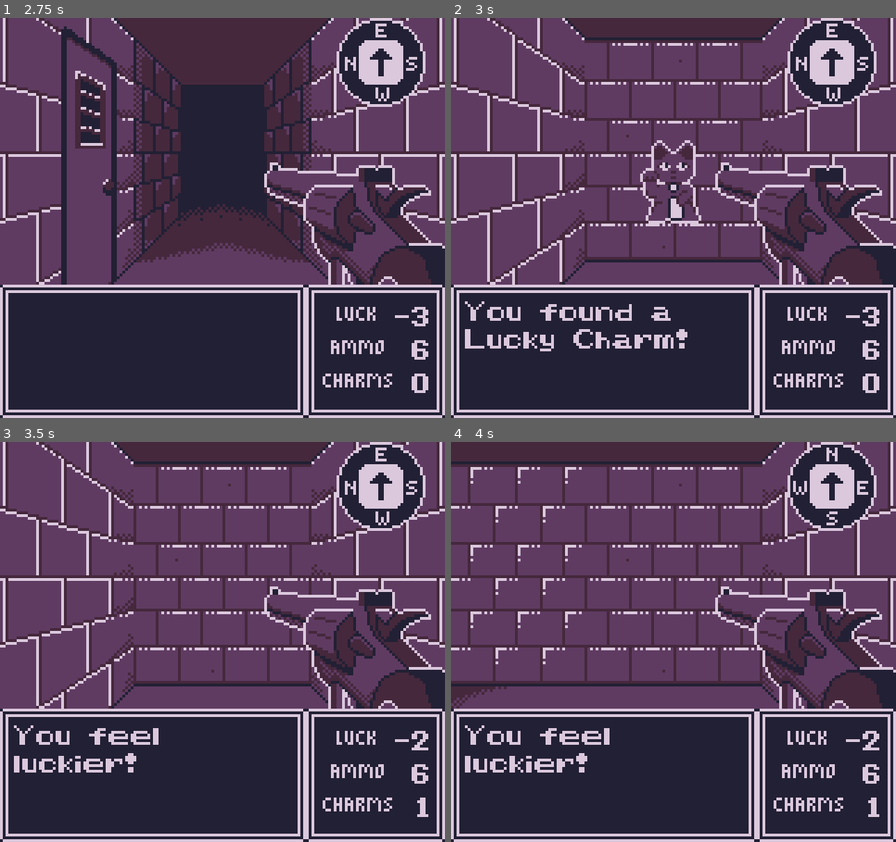
Above: before the commit, frames 1-4 (two rows, left to right).
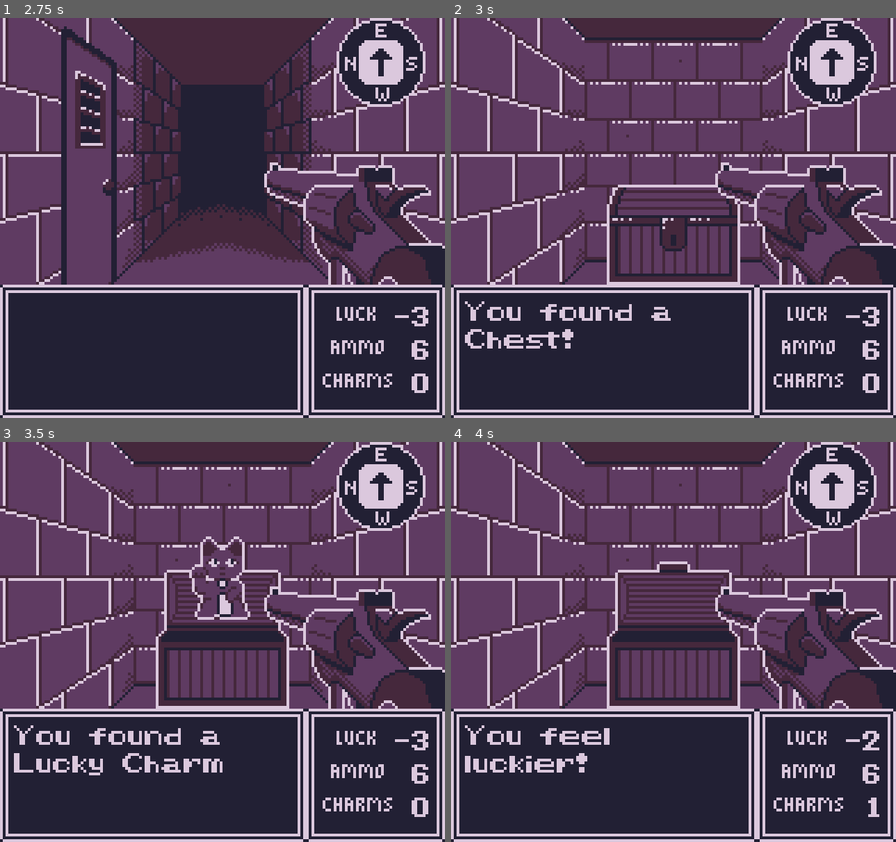
Above: after the commit, the same moments.

Repository: GartTheSkeleton/GameboyDungeon
Game: Godot game, scene res://src/Game/gameworld.tscn
Same seed, same stepped clock (60 frames per second), same inputs: the game is played once before the commit and once after it.
Inputs:
- Up to frame 1 (2.75 s): tap Enter at 0.5, 2 s; hold Right (Right) 0.53-1.28 s; tap Z (A) at 0.6, 1.55, 2.1 s; tap X (B) at 0.8, 1.35, 2.3 s; tap Space at 1.25 s; hold Left (Left) 1.28-2.03 s; hold Right (Right) from 2.03 s (still down)
- Up to frame 2 (3 s): tap Space at 2.75 s; release Right (Right) at 2.78 s; hold Up (Up) from 2.78 s (still down); tap X (B) at 2.85 s
- Up to frame 3 (3.5 s): keep holding Up (Up); tap Z (A) at 3.05 s
- Up to frame 4 (4 s): tap Enter at 3.5 s; release Up (Up) at 3.53 s; hold Left (Left) from 3.53 s (still down); tap Z (A) at 3.6 s; tap X (B) at 3.8 s

Frame 1 is identical in both runs. In frame 2, 5.8% of the frame differs, in the area x 3-65%, y 30-84%; in frame 3, 7.6%; in frame 4, 13%, in the area x 0-94%, y 0-67%.

Commit message:
chests and interactin and logging

Diff:
--- /dev/null
+++ b/src/Assets/Definitions/Components/item_component_definition.gd
@@ -0,0 +1,6 @@
+class_name ItemComponentDefinition
+extends Resource
+
+@export_category("Mechanics")
+@export var remain_after_use: bool = false
+@export var is_activated: bool = false
--- a/src/Assets/Definitions/Entities/Items/entity_definition_charm.tres
+++ b/src/Assets/Definitions/Entities/Items/entity_definition_charm.tres
@@ -1,7 +1,14 @@
-[gd_resource type="Resource" script_class="EntityDefinition" load_steps=4 format=3 uid="uid://da84g6kuj6khi"]
+[gd_resource type="Resource" script_class="EntityDefinition" load_steps=6 format=3 uid="uid://da84g6kuj6khi"]
 
 [ext_resource type="Script" uid="uid://duxtebnoobju8" path="res://src/Entities/entity_definition.gd" id="1_4duuv"]
+[ext_resource type="Script" uid="uid://42lu0e0nlk5b" path="res://src/Assets/Definitions/Components/item_component_definition.gd" id="1_q13pd"]
 [ext_resource type="Texture2D" uid="uid://cjcd4bvagj5b3" path="res://src/Assets/Entities/lucky_charm.png" id="2_1v3br"]
+
+[sub_resource type="Resource" id="Resource_4u4au"]
+script = ExtResource("1_q13pd")
+remain_after_use = false
+is_activated = false
+metadata/_custom_type_script = "uid://42lu0e0nlk5b"
 
 [sub_resource type="AtlasTexture" id="AtlasTexture_q13pd"]
 atlas = ExtResource("2_1v3br")
@@ -11,5 +18,5 @@
 name = "Lucky Charm"
 texture = SubResource("AtlasTexture_q13pd")
 is_blocking_movement = true
-entity_type = 1
+item_definition = SubResource("Resource_4u4au")
 metadata/_custom_type_script = "uid://duxtebnoobju8"
--- /dev/null
+++ b/src/Assets/Definitions/Entities/Items/entity_definition_chest.tres
@@ -0,0 +1,22 @@
+[gd_resource type="Resource" script_class="EntityDefinition" load_steps=6 format=3 uid="uid://igmgds6dtydl"]
+
+[ext_resource type="Script" uid="uid://42lu0e0nlk5b" path="res://src/Assets/Definitions/Components/item_component_definition.gd" id="1_6thij"]
+[ext_resource type="Script" uid="uid://duxtebnoobju8" path="res://src/Entities/entity_definition.gd" id="1_dsvru"]
+[ext_resource type="Texture2D" uid="uid://cj8t6tf1lrxr4" path="res://src/Assets/Entities/chest_closed.png" id="2_ust7g"]
+
+[sub_resource type="Resource" id="Resource_7phsl"]
+script = ExtResource("1_6thij")
+remain_after_use = true
+is_activated = false
+metadata/_custom_type_script = "uid://42lu0e0nlk5b"
+
+[sub_resource type="AtlasTexture" id="AtlasTexture_6thij"]
+atlas = ExtResource("2_ust7g")
+
+[resource]
+script = ExtResource("1_dsvru")
+name = "Chest"
+texture = SubResource("AtlasTexture_6thij")
+is_blocking_movement = false
+item_definition = SubResource("Resource_7phsl")
+metadata/_custom_type_script = "uid://duxtebnoobju8"
--- a/src/Assets/Definitions/Entities/Items/entity_definition_key.tres
+++ b/src/Assets/Definitions/Entities/Items/entity_definition_key.tres
@@ -11,5 +11,4 @@
 name = "key"
 texture = SubResource("AtlasTexture_fqq6t")
 is_blocking_movement = true
-entity_type = 1
 metadata/_custom_type_script = "uid://duxtebnoobju8"
--- /dev/null
+++ b/src/Assets/Definitions/Entities/Textures/open_chest.tres
@@ -0,0 +1,6 @@
+[gd_resource type="AtlasTexture" load_steps=2 format=3 uid="uid://prc1u5lo5b3r"]
+
+[ext_resource type="Texture2D" uid="uid://crwfsc4sgkbac" path="res://src/Assets/Entities/chest_opened.png" id="1_clfre"]
+
+[resource]
+atlas = ExtResource("1_clfre")
--- a/src/Entities/Actors/Actions/interact_action.gd
+++ b/src/Entities/Actors/Actions/interact_action.gd
@@ -2,22 +2,9 @@
 extends Action
 
 func perform(game: Game, entity: Entity) -> void:
-	var map_data = game.get_map_data()
+	var map_data: MapData = game.get_map_data()
 	var interactable_entity_names = ["Key", "Lucky Charm", "Chest"]
-	var interactable_entities: Array[Entity]
-	for map_entity in map_data.entities:
-		if map_entity.grid_position == entity.grid_position:
-			print("NAME: ", map_entity.entity_name)
-			if interactable_entity_names.has(map_entity.entity_name):
-				interactable_entities.append(map_entity)
-	if !interactable_entities || interactable_entities.size() == 0:
+	var interactable_entity = map_data.get_item_at_location(entity.grid_position)
+	if !interactable_entity:
 		return
-	interactable_entities.sort_custom(func(a,b): return a.entity_name == "Chest")
-	if interactable_entities[0].entity_name == "Chest":
-		MessageLog.send_message("You open the Chest!")
-	elif interactable_entities[0].entity_name == "Lucky Charm":
-		interactable_entities[0].free()
-		entity.luck += 1
-		entity.charms += 1
-		SignalBus.stats_changed.emit(entity)
-		MessageLog.send_message("You feel luckier!")
+	interactable_entity.item_component.activate(interactable_entity)
--- a/src/Entities/Actors/Actions/movement_action.gd
+++ b/src/Entities/Actors/Actions/movement_action.gd
@@ -31,4 +31,5 @@
 	if not destination_tile || is_facing_wall || blocking_entity:
 		var message: String
 		return
+	MessageLog.remove_message()
 	entity.grid_position = destination
--- /dev/null
+++ b/src/Entities/Actors/Components/item_component.gd
@@ -0,0 +1,34 @@
+class_name ItemComponent
+extends Component
+
+var remain_after_use: bool
+var is_activated: bool
+var contents: String
+
+var open_chest_texture: AtlasTexture = preload("res://src/Assets/Definitions/Entities/Textures/open_chest.tres")
+func _init(definition: ItemComponentDefinition, contents: String) -> void:
+	remain_after_use = definition.remain_after_use
+	is_activated = definition.is_activated
+	self.contents = contents
+	SignalBus.entity_created.connect(reveal_contents)
+
+func reveal_contents(grid_position: Vector2i) -> void:
+	var parent = get_parent() as Entity
+	if parent && grid_position == parent.grid_position:
+		var message = "You found a %s" % contents
+		MessageLog.send_message(message)
+
+func activate(parent_entity: Entity) -> void:
+	if parent_entity.entity_name == "Chest":
+		parent_entity.texture = open_chest_texture
+		MessageLog.send_message("You open the Chest!")
+		SignalBus.create_entity.emit(contents, parent_entity.grid_position)
+	elif parent_entity.entity_name == "Lucky Charm":
+		var player = parent_entity.map_data.player
+		player.luck += 1
+		player.charms += 1
+		SignalBus.stats_changed.emit(player)
+		MessageLog.send_message("You feel luckier!")
+	is_activated = true
+	if !remain_after_use:
+		parent_entity.free()
--- a/src/Entities/entity.gd
+++ b/src/Entities/entity.gd
@@ -4,6 +4,7 @@
 var definition: EntityDefinition
 var map_data: MapData
 var fighter_component: FighterComponent
+var item_component: ItemComponent
 var entity_name: String
 var blocks_movement: bool
 var sprite: Sprite2D
@@ -36,6 +37,9 @@
 	blocks_movement = definition.is_blocking_movement
 	if entity_definition.texture:
 		texture = entity_definition.texture
+	if entity_definition.item_definition:
+		item_component = ItemComponent.new(entity_definition.item_definition, "Lucky Charm")
+		add_child(item_component)
 	if entity_definition.fighter_definition:
 		fighter_component = FighterComponent.new(entity_definition.fighter_definition)
 		add_child(fighter_component)
--- a/src/Entities/entity_definition.gd
+++ b/src/Entities/entity_definition.gd
@@ -10,3 +10,4 @@
 
 @export_category("Components")
 @export var fighter_definition: FighterComponentDefinition
+@export var item_definition: ItemComponentDefinition
--- a/src/GUI/message_log.gd
+++ b/src/GUI/message_log.gd
@@ -5,9 +5,10 @@
 
 func _ready() -> void:
 	SignalBus.message_sent.connect(add_message)
+	SignalBus.remove_message.connect(clear_message)
 
 func add_message(text: String) -> void:
-	remove_message()
+	clear_message()
 	var message := Message.new(text, GameColors.TEXT_COLOR)
 	last_message = message
 	add_child(message)
@@ -16,7 +17,10 @@
 static func send_message(text: String) -> void:
 	SignalBus.message_sent.emit(text)
 
-func remove_message() -> void:
+static func remove_message() -> void:
+	SignalBus.remove_message.emit()
+
+func clear_message() -> void:
 	if last_message:
 		last_message.free()
 		last_message = null
--- a/src/Game/gameworld.gd
+++ b/src/Game/gameworld.gd
@@ -26,24 +26,60 @@
 	"cyclops": preload("res://src/Assets/Definitions/Entities/Actors/entity_definition_cyclops.tres"),
 	"player": preload("res://src/Assets/Definitions/Entities/Actors/entity_definition_player.tres"),
 	"key": preload("res://src/Assets/Definitions/Entities/Items/entity_definition_key.tres"),
-	"charm": preload("res://src/Assets/Definitions/Entities/Items/entity_definition_charm.tres")
+	"charm": preload("res://src/Assets/Definitions/Entities/Items/entity_definition_charm.tres"),
+	"chest": preload("res://src/Assets/Definitions/Entities/Items/entity_definition_chest.tres")
 }
+
+var random_remarks = [
+	"\"Hm, stepped in a puddle.\"",
+	"\"Have I been in this room before?\"",
+	"\"I'm so tired.\"",
+	"\"I hope that smell isn't me...\"",
+	"\"It's so dark down here...\"",
+	"\"Smells like mold...\"",
+	"\"Did I hear something?\"",
+	"\"Deep breaths... Deep breaths.\""
+]
 
 func _ready() -> void:
 	populate_map()
+	SignalBus.create_entity.connect(createEntity)
+
+func createEntity(name: String, grid_pos: Vector2i):
+	var new_entity: Entity
+	var map_data = get_map_data()
+	match name:
+		"Lucky Charm":
+			new_entity = Entity.new(grid_pos, entity_types.charm, map_data)
+			new_entity.position.y -= 16
+	if !new_entity:
+		return
+	entities.add_child(new_entity)
+	map_data.entities.append(new_entity)
+	SignalBus.entity_created.emit(grid_pos)
 
 func _physics_process(_delta: float) -> void:
 	var action: Action = event_handler.get_action()
 	if action:
 		await action.perform(self, player)
-		var blocking_entity_in_room = get_map_data().get_blocking_entity_at_location(player.grid_position)
-		if blocking_entity_in_room:
+		var entity_in_room = get_map_data().get_entity_at_location(player.grid_position)
+		if entity_in_room:
 			var message: String
-			if blocking_entity_in_room.entity_name == "Cyclops":
-				message = "AHH! A Cyclops!"
+			if entity_in_room.fighter_component && !entity_in_room.item_component:
+				if entity_in_room.fighter_component.hp > 0:
+					message = "AHH! A %s!" % entity_in_room.entity_name
 			else:
-				message = "You found a %s!" % blocking_entity_in_room.entity_name
-			MessageLog.send_message(message)
+				if !entity_in_room.item_component.is_activated:
+					message = "You found a %s!" % entity_in_room.entity_name
+			if message:
+				MessageLog.send_message(message)
+		elif action is MovementAction:
+			rng.randomize()
+			var chance: int = rng.randi_range(0, 10)
+			if chance > 8:
+				var index: int = rng.randi_range(0, random_remarks.size() - 1)
+				var message = random_remarks[index]
+				MessageLog.send_message(message)
 
 func get_map_data() -> MapData:
 	return map.map_data
@@ -67,8 +103,8 @@
 			entities.add_child(npc)
 			map_data.entities.append(npc)
 		elif random_chance < 3 && room.gridPosition != Vector2i.ZERO:
-			var item := Entity.new(room.gridPosition, entity_types.charm, map_data)
-			item.position.y -= 6
+			var item := Entity.new(room.gridPosition, entity_types.chest, map_data)
+			item.position.y += 8
 			entities.add_child(item)
 			map_data.entities.append(item)
 	SignalBus.player_turned.emit(playerFacing)
--- a/src/Map/map_data.gd
+++ b/src/Map/map_data.gd
@@ -17,8 +17,13 @@
 	var index = tiles.find_custom(func(tile: Tile): return tile.gridPosition == grid_position)
 	if index == -1:
 		return null
-	print("index", index)
 	return tiles[index] as Tile
+
+func get_entity_at_location(grid_position: Vector2i) -> Entity:
+	var index = entities.find_custom(func(entity: Entity): return entity.grid_position == grid_position)
+	if index == -1:
+		return null
+	return entities[index] as Entity
 
 func get_blocking_entity_at_location(grid_position: Vector2i) -> Entity:
 	for entity in entities:
@@ -33,6 +38,13 @@
 			actors.append(entity)
 	return actors
 
+func get_item_at_location(grid_position: Vector2i) -> Entity:
+	var item: Entity
+	for entity in entities:
+		if entity.grid_position == grid_position && entity.item_component && !entity.item_component.is_activated:
+			item = entity
+			break
+	return item
 
 func get_actor_at_location(location: Vector2i) -> Entity:
 	for actor in get_actors():
--- a/src/Utils/signal_bus.gd
+++ b/src/Utils/signal_bus.gd
@@ -3,4 +3,7 @@
 signal player_died
 signal player_turned(direction: Vector2i)
 signal message_sent(text: String, color: Color)
+signal remove_message
 signal stats_changed
+signal create_entity(name: String, position: Vector2i)
+signal entity_created(position: Vector2i)
Not shown, added: src/Assets/Definitions/Components/item_component_definition.gd.uid
Binary file added: src/Assets/Entities/chest_closed.png
Binary file added: src/Assets/Entities/chest_opened.png
Not shown, added: src/Entities/Actors/Components/item_component.gd.uid
